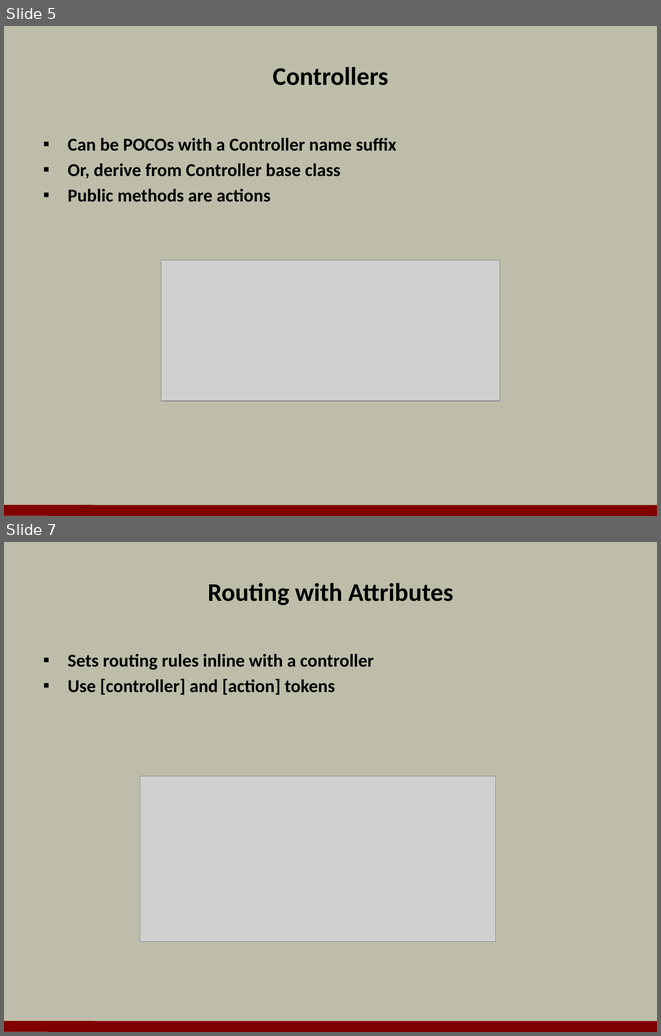
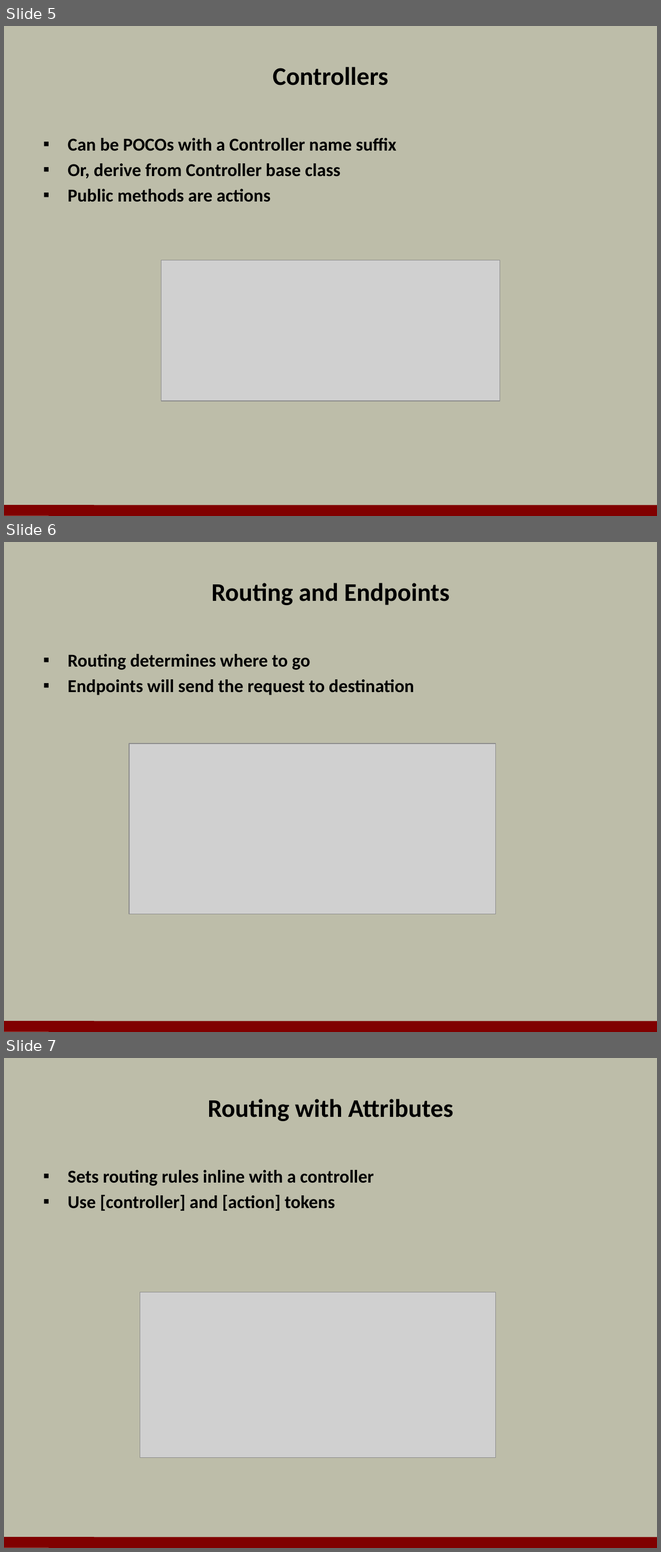
Before and after one commit to OdeToCode/classes, a slide deck: aspnetcore/slides/05_controllers.pptx. Shown one above the other, each under a label of ours: slides 5 and 7 before the commit, slides 5, 6 and 7 after it; the slides between them are not shown. The pictures are 661x1036 and 661x1552 pixels, drawn with LibreOffice and Linux fonts; fonts in the diff are those of the drawing; grey boxes stand for pictures; background and template pictures are left out. Boxes give left, top, right and bottom in pixels: in the first picture for what was removed or moved away, otherwise in the second. Text is boxed around its words. In the diff, an @@ line names an element or a change of style, - is before the commit and + after.

```diff
--- a/aspnetcore/slides/05_controllers.pptx
+++ b/aspnetcore/slides/05_controllers.pptx
@@ slide 6 added at box(4, 542, 657, 1032), background #BDBDA9; not listed: 1 template element that a slide beside it also shows @@
@@ title added at box(211, 583, 450, 605), 28 pt, text #000000, bold @@
+Routing and Endpoints
@@ text added at box(68, 654, 414, 695), 20 pt, text #000000, bold @@
+▪ Routing determines where to go
+▪ Endpoints will send the request to destination
@@ picture added at box(130, 743, 496, 914) @@
```
Also in this commit, not shown: 2 slides changed, 2 slides removed, 6 other files.
